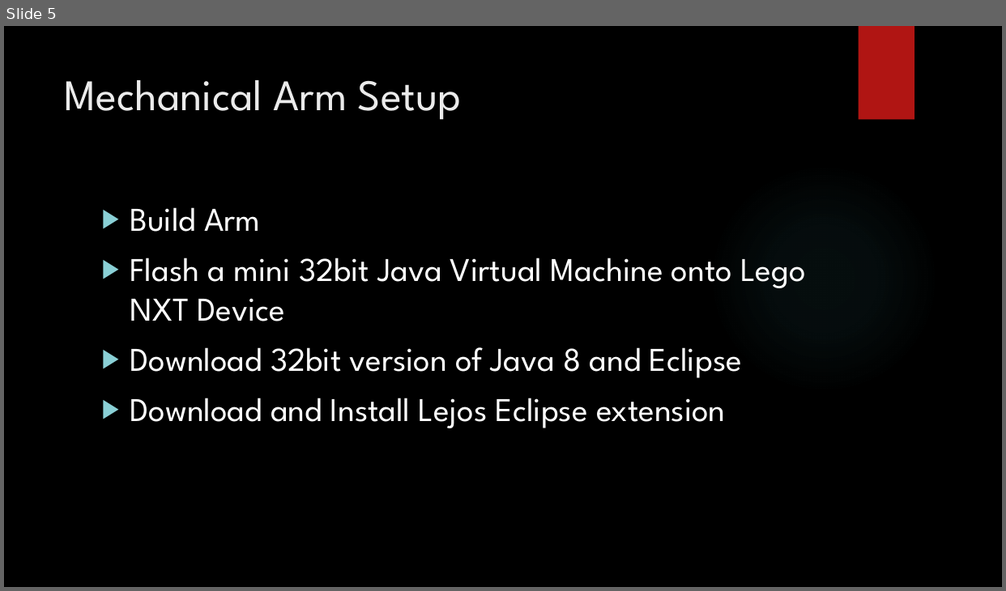
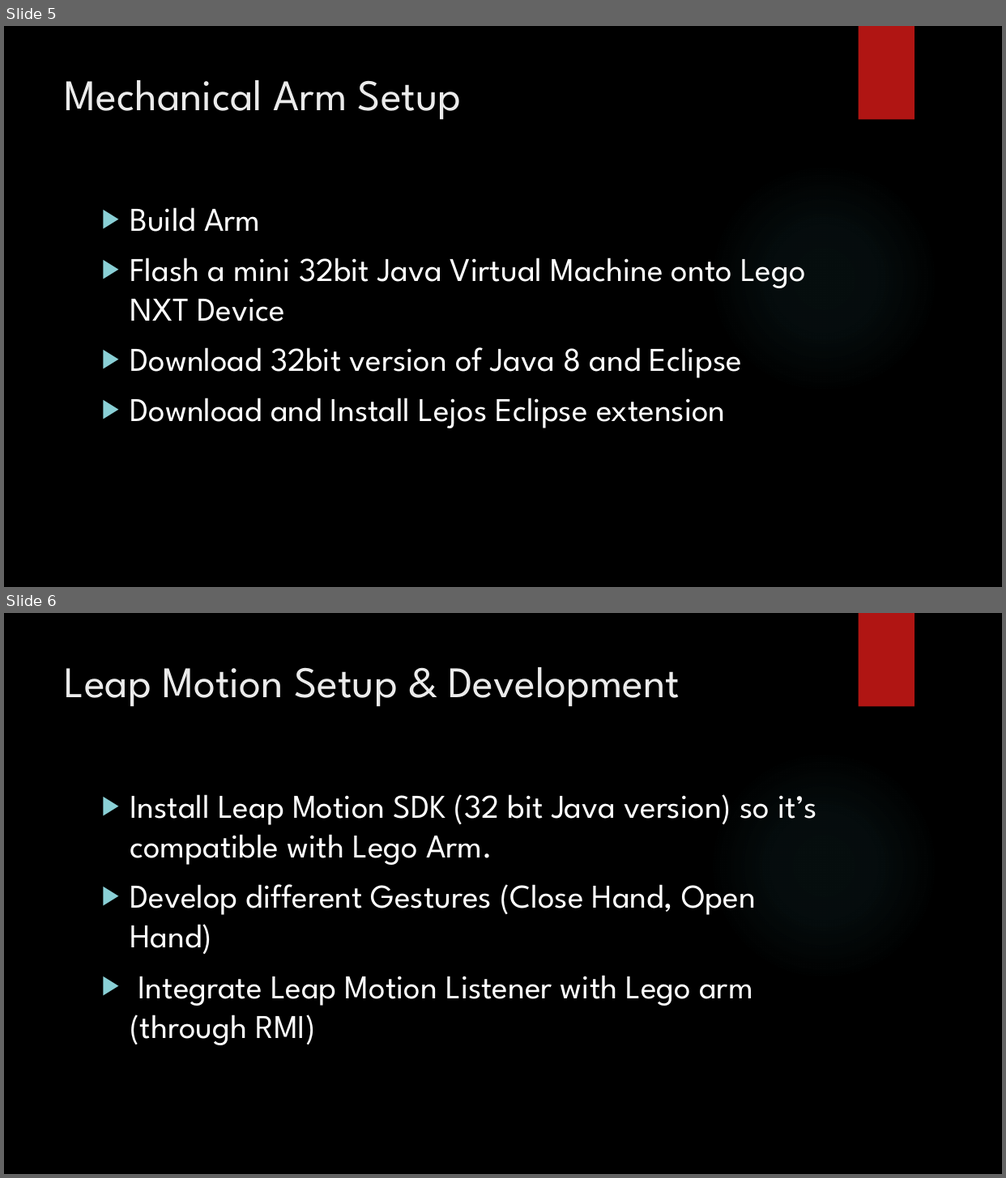
Before and after one commit to kevind992/Mechanical-Arm-Controlled-by-Leap-Motion, a slide deck: presentation.pptx. Shown one above the other, each under a label of ours: slide 5 before the commit, slides 5 and 6 after it. The pictures are 1006x591 and 1006x1178 pixels, drawn with LibreOffice and Linux fonts; fonts in the diff are those of the drawing; background and template pictures are left out. Boxes give left, top, right and bottom in pixels: in the first picture for what was removed or moved away, otherwise in the second. Text is boxed around its words. In the diff, an @@ line names an element or a change of style, - is before the commit and + after.

```diff
--- a/presentation.pptx
+++ b/presentation.pptx
@@ slide 6 added at [4, 613, 1002, 1174], background picture (left out); not listed: 2 template elements that a slide beside it also shows @@
@@ title added at [65, 667, 680, 707], 42 pt, text #EBEBEB @@
+Leap Motion Setup & Development
@@ text added at [130, 794, 816, 1046], 32 pt, text #FFFFFF @@
+▶ Install Leap Motion SDK (32 bit Java version) so it’s compatible with Lego Arm.
+▶ Develop different Gestures (Close Hand, Open Hand)
+▶ Integrate Leap Motion Listener with Lego arm (through RMI)
```
Also in this commit, not shown: 2 slides changed, 1 other slide added.
